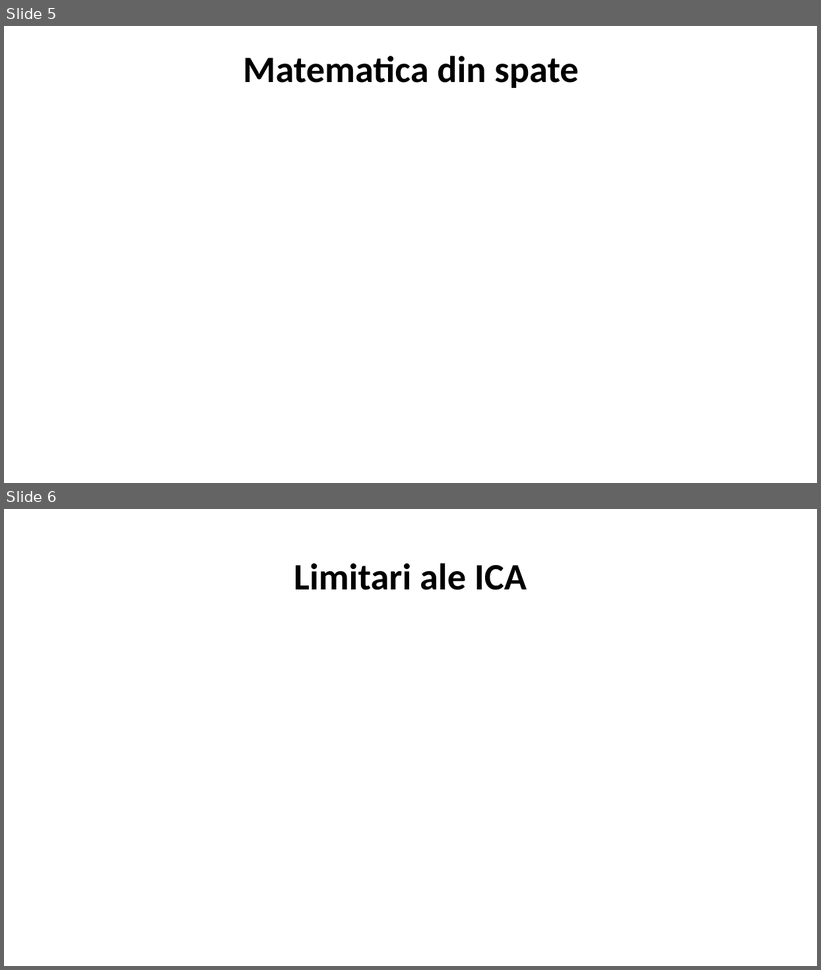
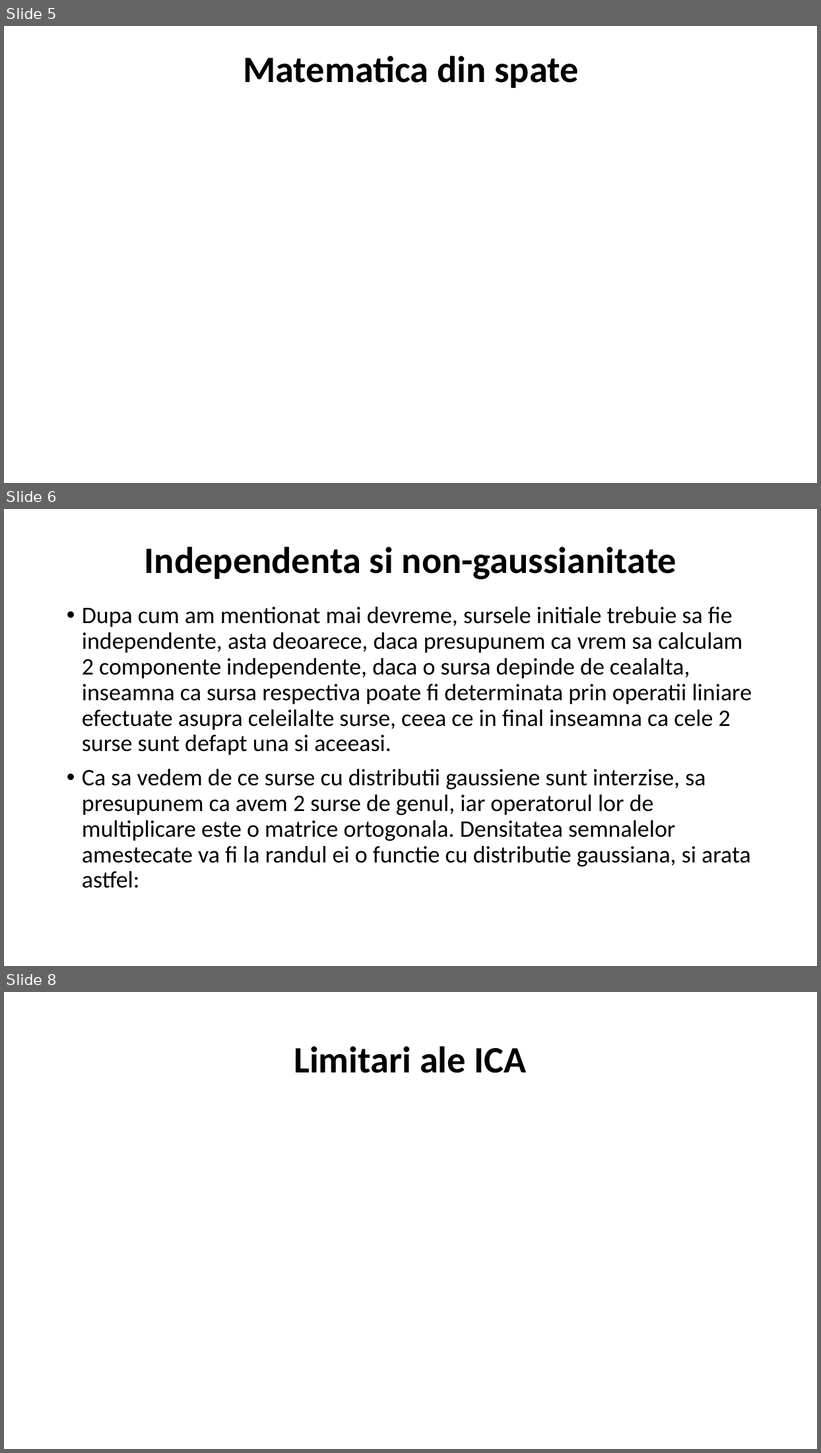
Before and after one commit to radumotrescu/Licenta-BSS, a slide deck: documentatie/prezentare.pptx. Shown one above the other, each under a label of ours: slides 5 and 6 before the commit, slides 5, 6 and 8 after it; the slides between them are not shown. The pictures are 821x970 and 821x1453 pixels, drawn with LibreOffice and Linux fonts; fonts in the diff are those of the drawing; grey boxes stand for pictures. Boxes give left, top, right and bottom in pixels: in the first picture for what was removed or moved away, otherwise in the second. Text is boxed around its words. In the diff, an @@ line names an element or a change of style, - is before the commit and + after.

```diff
--- a/documentatie/prezentare.pptx
+++ b/documentatie/prezentare.pptx
@@ slide 6 added at bbox=[4, 509, 817, 966], background #FFFFFF @@
@@ title added at bbox=[145, 547, 677, 580], 44 pt, text #000000, bold @@
+Independenta si non-gaussianitate
@@ text added at bbox=[82, 607, 752, 889], 28 pt, text #000000 @@
+• Dupa cum am mentionat mai devreme, sursele initiale trebuie sa fie independente, asta deoarece, daca presupunem ca vrem sa calculam 2 componente independente, daca o sursa depinde de cealalta, inseamna ca sursa respectiva poate fi determinata prin operatii liniare efectuate asupra celeilalte surse, ceea ce in final inseamna ca cele 2 surse sunt defapt una si aceeasi.
+• Ca sa vedem de ce surse cu distributii gaussiene sunt interzise, sa presupunem ca avem 2 surse de genul, iar operatorul lor de multiplicare este o matrice ortogonala. Densitatea semnalelor amestecate va fi la randul ei o functie cu distributie gaussiana, si arata astfel:
@@ what was slide 6 is now slide 8 @@
```
Also in this commit, not shown: 1 other slide added, 1 other file.
